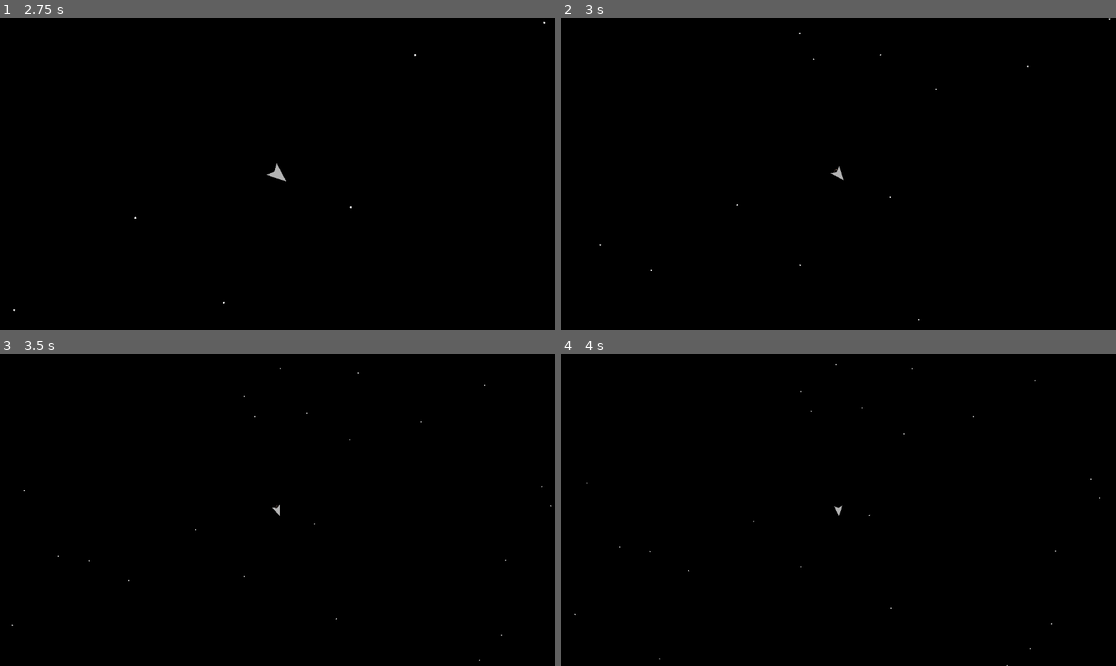
Above: before the commit, frames 1-4 (two rows, left to right).
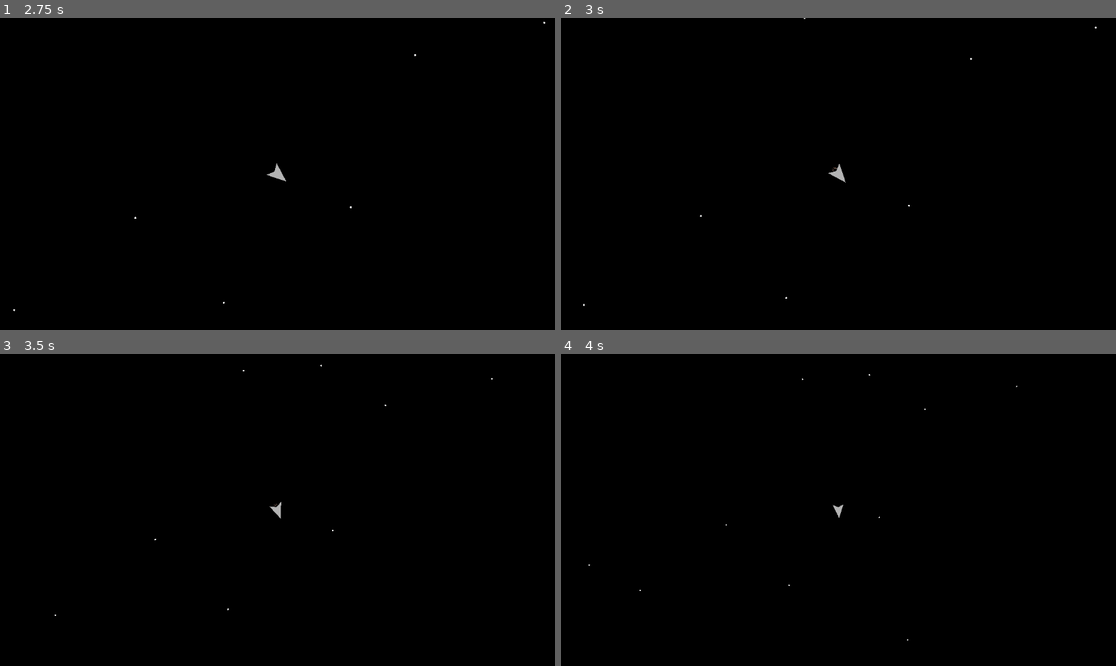
Above: after the commit, the same moments.

Repository: Griiimon/SpaceVampiresDemo
Game: Godot game, scene res://level.tscn
Same seed, same stepped clock (60 frames per second), same inputs: the game is played once before the commit and once after it.
Inputs (mouse positions are in pixels of both pictures, inside the frame that each line leads up to):
- Up to frame 1 (2.75 s): tap Enter at 0.5, 2 s; move the mouse to (399, 158) at 0.52 s; hold D (right) 0.53-1.28 s; tap Space at 1.25 s; move the mouse to (166, 189) at 1.27 s; hold S (down) 1.28-2.03 s; move the mouse to (333, 105) at 2.02 s; hold D (right) from 2.03 s (still down)
- Up to frame 2 (3 s): tap Space at 2.75 s; move the mouse to (810, 236) at 2.77 s; release D (right) at 2.78 s; hold W (up) from 2.78 s (still down)
- Up to frame 3 (3.5 s): keep holding W (up)
- Up to frame 4 (4 s): move the mouse to (1005, 556) at 3.52 s; release W (up) at 3.53 s; hold A (left) from 3.53 s (still down)

Frame 1 is identical in both runs. In frame 2, less than 0.1% of the frame differs, in the area x 4-99%, y 0-97%; in frame 3, less than 0.1%; in frame 4, less than 0.1%.

Commit message:
Update camera.gd

Diff:
--- a/src/camera.gd
+++ b/src/camera.gd
@@ -8,4 +8,5 @@
 		return
 
 	position= player.position
-	zoom= Vector2.ONE / (sqrt(player.linear_velocity.length()) * 0.1 + 1)
+	var target_zoom:= Vector2.ONE / (sqrt(player.linear_velocity.length()) * 0.1 + 1)
+	zoom= lerp(zoom, target_zoom, delta)
